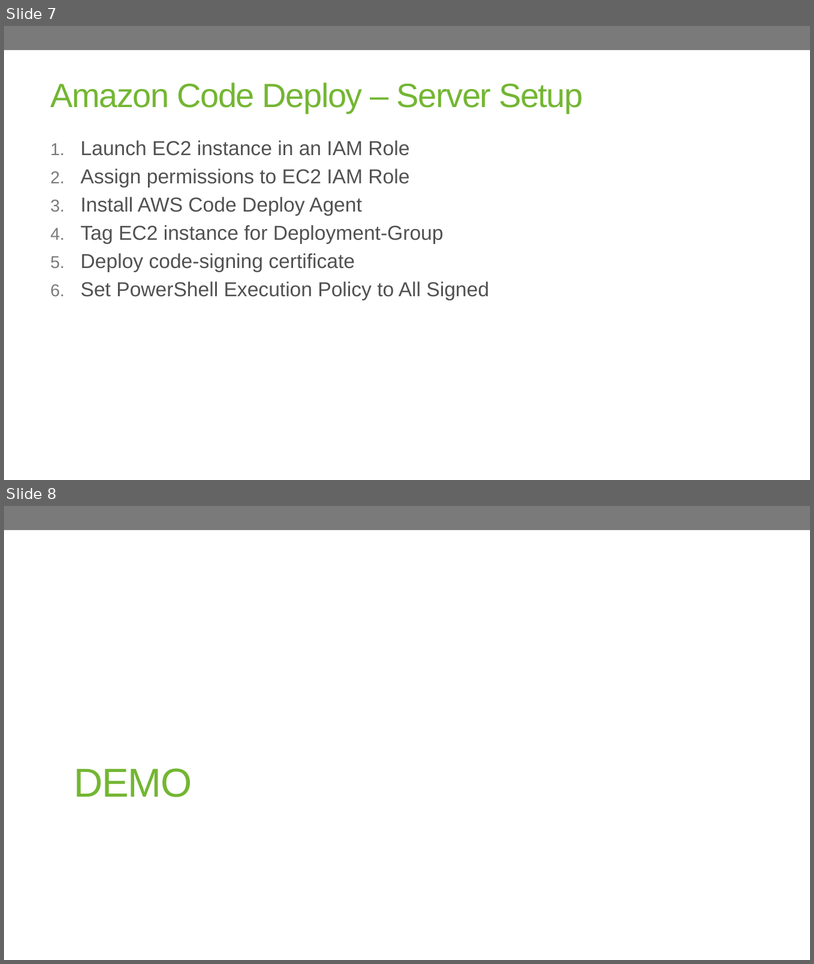
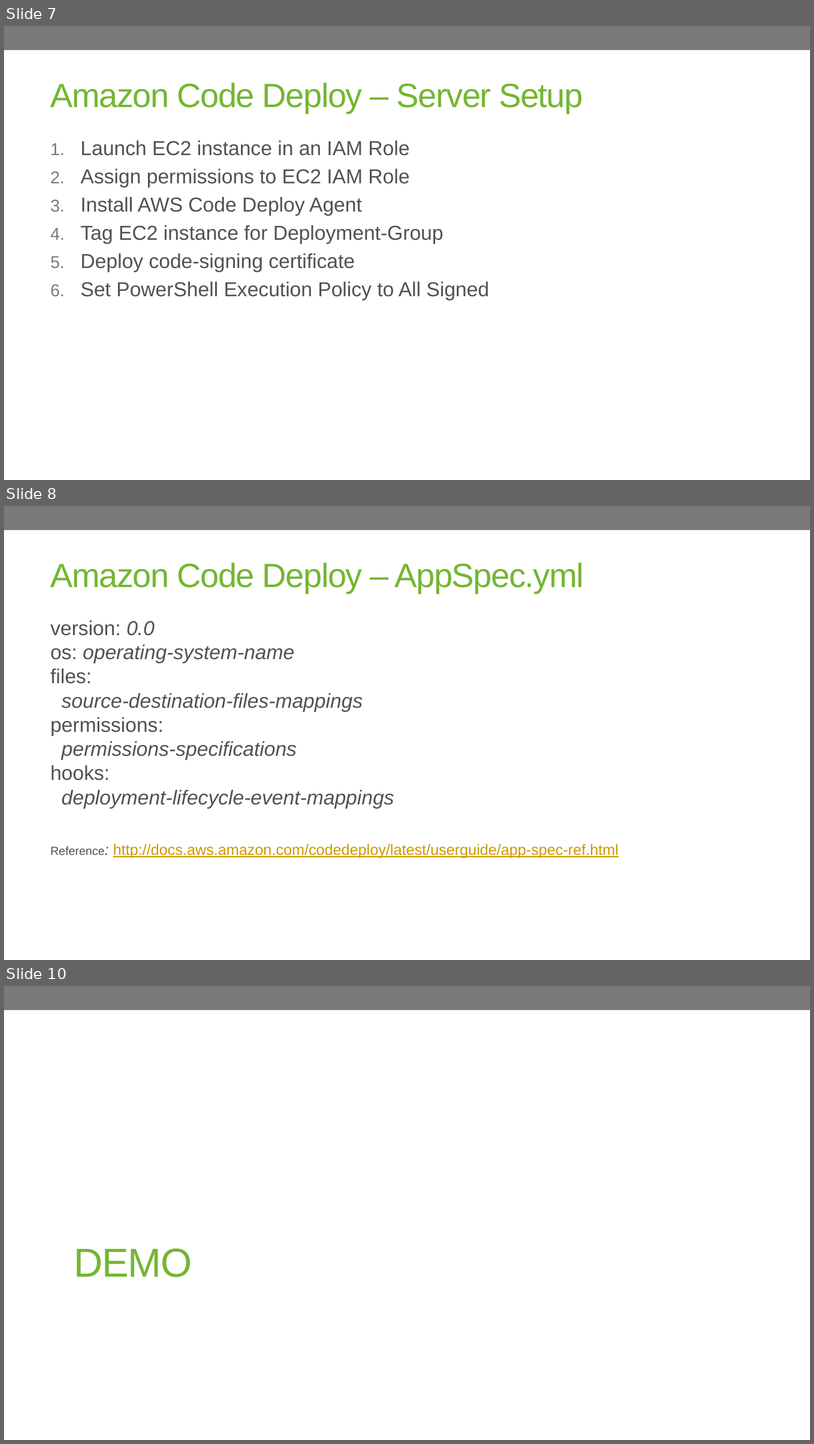
Before and after one commit to soltechinc/AmazonCodeDeploy, a slide deck: Amazon Code Deploy - Zero Down-Time, Automated Deployments.pptx. Shown one above the other, each under a label of ours: slides 7 and 8 before the commit, slides 7, 8 and 10 after it; the slides between them are not shown. The pictures are 814x964 and 814x1444 pixels, drawn with LibreOffice and Linux fonts; fonts in the diff are those of the drawing; background and template pictures are left out. Boxes give left, top, right and bottom in pixels: in the first picture for what was removed or moved away, otherwise in the second. Text is boxed around its words. In the diff, an @@ line names an element or a change of style, - is before the commit and + after.

Commit message:
Added slides (and an image) to explain event hooks

```diff
--- a/Amazon Code Deploy - Zero Down-Time, Automated Deployments.pptx
+++ b/Amazon Code Deploy - Zero Down-Time, Automated Deployments.pptx
@@ slide 8 added at (x1=4, y1=506, x2=810, y2=960), background picture (left out); not listed: 1 template element that a slide beside it also shows @@
@@ title added at (x1=50, y1=562, x2=584, y2=593), 40 pt, text #73B632 @@
+Amazon Code Deploy – AppSpec.yml
@@ text added at (x1=50, y1=620, x2=619, y2=858), 24 pt, text #505150, italic @@
+version: 0.0
+os: operating-system-name
+files:
+source-destination-files-mappings
+permissions:
+permissions-specifications
+hooks:
+deployment-lifecycle-event-mappings
+Reference: http://docs.aws.amazon.com/codedeploy/latest/userguide/app-spec-ref.html
@@ what was slide 8 is now slide 10 @@
```
Also in this commit, not shown: 1 other slide added, 1 other file.
